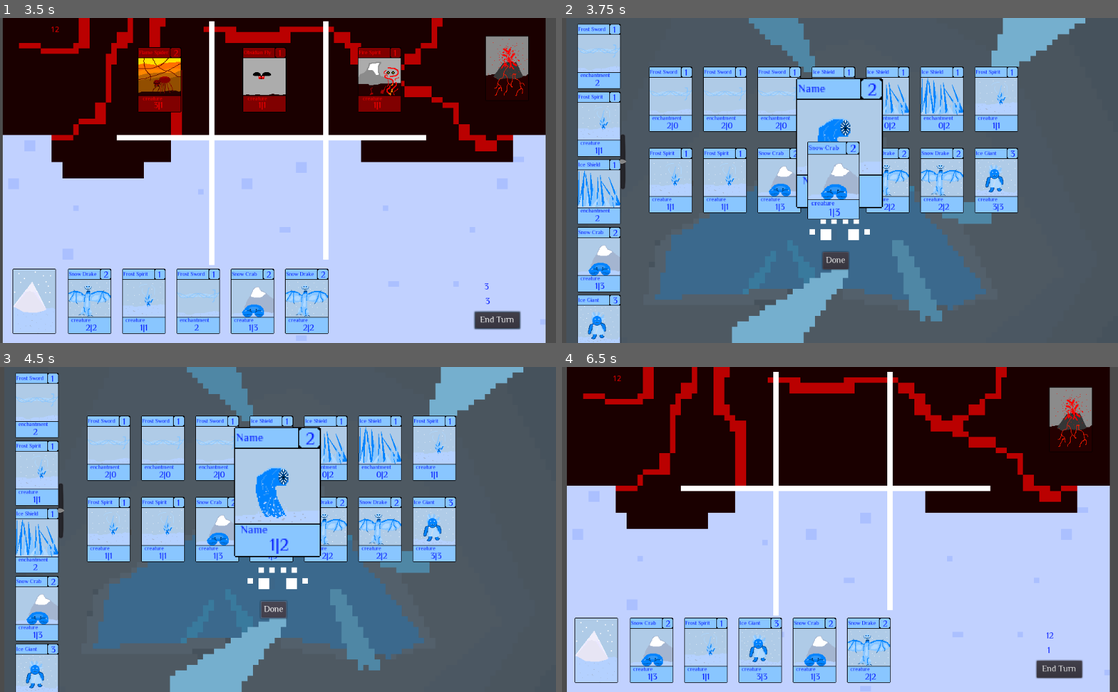
Above: before the commit, frames 1-4 (two rows, left to right).
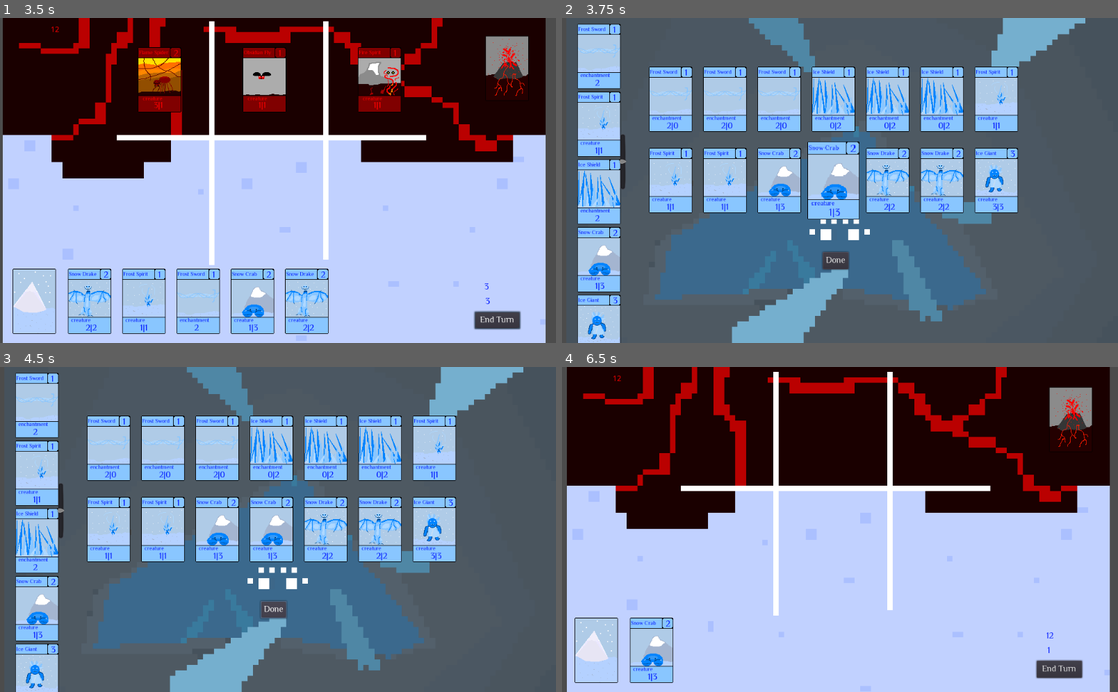
Above: after the commit, the same moments.

Repository: the-alex-g/Frost
Game: Godot game, scene res://Control.tscn
The game is run twice, just before and just after one commit, with the same random seed, the same clock (stepped at 60 frames per second) and the same inputs.
Inputs (mouse positions are in pixels of both pictures, inside the frame that each line leads up to):
- Up to frame 1 (3.5 s): click "End Turn" at 0.5 s; click "End Turn" at 1.25 s; click "End Turn" at 2 s; move the mouse to (155, 193) at 2.77 s; click (155, 193) at 2.92 s
- Up to frame 2 (3.75 s): tap Enter at 3.5 s; move the mouse to (828, 193) at 3.52 s; click (828, 193) at 3.67 s
- Up to frame 3 (4.5 s): click "Done" at 4.25 s
- Up to frame 4 (6.5 s): move the mouse to (945, 542) at 5.02 s; click (945, 542) at 5.17 s; tap Space at 5.75 s; move the mouse to (723, 432) at 5.77 s; click (723, 432) at 5.92 s

Frame 1 is identical in both runs. In frame 2, 3.9% of the frame differs, in the area x 42-58%, y 18-59%; in frame 3, 5.4%; in frame 4, 3.8%.

Commit message:
Clear hand during reset

Diff:
--- a/Project/DeckEdit/CardEdit.tscn
+++ b/Project/DeckEdit/CardEdit.tscn
@@ -258,6 +258,7 @@
 volume_db = 10.0
 
 [node name="Unlocked" type="Sprite" parent="."]
+visible = false
 position = Vector2( 510.659, 231.222 )
 scale = Vector2( 2, 2 )
 texture = ExtResource( 8 )
@@ -329,20 +330,20 @@
 [connection signal="used" from="." to="Node" method="_on_CardEdit_used"]
 [connection signal="value_changed" from="VSlider" to="." method="_on_VSlider_value_changed"]
 [connection signal="selected" from="Node" to="." method="_on_Node_selected"]
+[connection signal="used" from="Node" to="Node/DeckEdit11" method="_on_Node_used"]
+[connection signal="used" from="Node" to="Node/DeckEdit2" method="_on_Node_used"]
+[connection signal="used" from="Node" to="Node/DeckEdit3" method="_on_Node_used"]
+[connection signal="used" from="Node" to="Node/DeckEdit12" method="_on_Node_used"]
+[connection signal="used" from="Node" to="Node/DeckEdit7" method="_on_Node_used"]
+[connection signal="used" from="Node" to="Node/DeckEdit6" method="_on_Node_used"]
+[connection signal="used" from="Node" to="Node/DeckEdit13" method="_on_Node_used"]
+[connection signal="used" from="Node" to="Node/DeckEdit14" method="_on_Node_used"]
+[connection signal="used" from="Node" to="Node/DeckEdit5" method="_on_Node_used"]
+[connection signal="used" from="Node" to="Node/DeckEdit1" method="_on_Node_used"]
+[connection signal="used" from="Node" to="Node/DeckEdit8" method="_on_Node_used"]
+[connection signal="used" from="Node" to="Node/DeckEdit4" method="_on_Node_used"]
 [connection signal="used" from="Node" to="Node/DeckEdit10" method="_on_Node_used"]
-[connection signal="used" from="Node" to="Node/DeckEdit11" method="_on_Node_used"]
-[connection signal="used" from="Node" to="Node/DeckEdit3" method="_on_Node_used"]
 [connection signal="used" from="Node" to="Node/DeckEdit9" method="_on_Node_used"]
-[connection signal="used" from="Node" to="Node/DeckEdit1" method="_on_Node_used"]
-[connection signal="used" from="Node" to="Node/DeckEdit14" method="_on_Node_used"]
-[connection signal="used" from="Node" to="Node/DeckEdit6" method="_on_Node_used"]
-[connection signal="used" from="Node" to="Node/DeckEdit7" method="_on_Node_used"]
-[connection signal="used" from="Node" to="Node/DeckEdit2" method="_on_Node_used"]
-[connection signal="used" from="Node" to="Node/DeckEdit8" method="_on_Node_used"]
-[connection signal="used" from="Node" to="Node/DeckEdit13" method="_on_Node_used"]
-[connection signal="used" from="Node" to="Node/DeckEdit12" method="_on_Node_used"]
-[connection signal="used" from="Node" to="Node/DeckEdit4" method="_on_Node_used"]
-[connection signal="used" from="Node" to="Node/DeckEdit5" method="_on_Node_used"]
 [connection signal="selected" from="Node/DeckEdit1" to="Node" method="_on_DeckEdit1_selected"]
 [connection signal="selected" from="Node/DeckEdit2" to="Node" method="_on_DeckEdit2_selected"]
 [connection signal="selected" from="Node/DeckEdit3" to="Node" method="_on_DeckEdit3_selected"]
--- a/Project/Enemy/Enemy.gd
+++ b/Project/Enemy/Enemy.gd
@@ -159,7 +159,9 @@
 
 func restart():
 	health = 12
-	deck = savedeck
+	deck.clear()
+	for item in savedeck:
+		deck.append(item)
 	mana = 1
 	turns = 1
 	cards_in_hand.clear()
--- a/Project/Player/Player.gd
+++ b/Project/Player/Player.gd
@@ -108,6 +108,9 @@
 	mana = 1
 	turn = 1
 	cards_in_hand.clear()
+	for x in range(0,hand.get_child_count()):
+		var child = hand.get_child(x)
+		child.queue_free()
 	handspace = Vector2.ZERO
 	position = Vector2.ZERO
 	drawcards(3)
